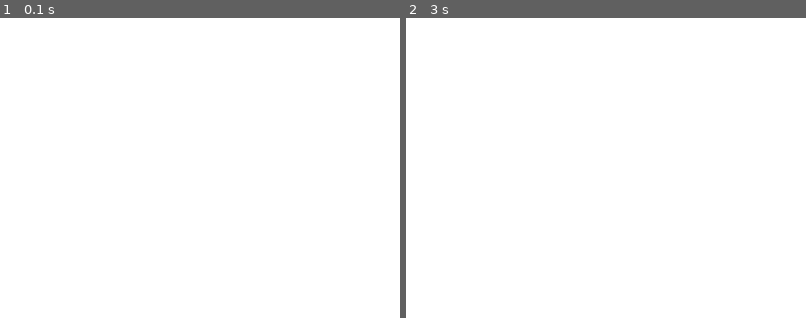
Above: before the commit, frames 1-2 (left to right).
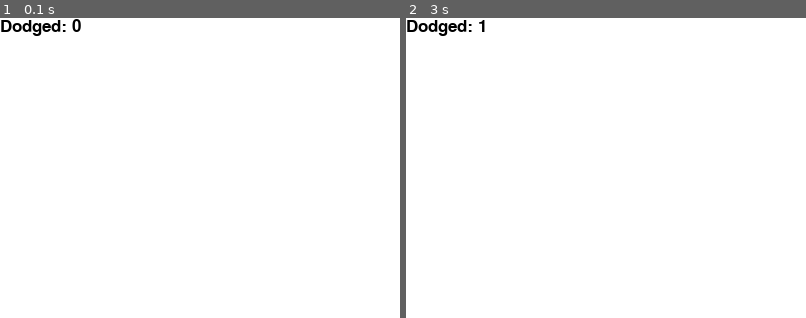
Above: after the commit, the same moments.

Repository: Adioosin/obstacle-avoiding-game-using-pygame
Game: pygame game, started from race-pygame.py
Same seed, same stepped clock (60 frames per second), same inputs: the game is played once before the commit and once after it.
Inputs:
- Up to frame 1 (0.1 s): no input
- Up to frame 2 (3 s): hold Right 0.33-0.8 s; hold Right 0.83-1.3 s; hold Left 1.33-1.87 s; hold Left 1.9-2.3 s; hold Right 2.33-2.97 s
The pictures show only the part of the screen within x 0-50%, y 0-50%; the shares and areas given below are measured in that part.

The runs differ from the first frame. In frame 1, 0.5% of the frame differs, in the area x 0-21%, y 0-6%; in frame 2, 0.5%.

Commit message:
scoring done

Diff:
--- a/race-pygame.py
+++ b/race-pygame.py
@@ -22,18 +22,27 @@
 
 clock = pygame.time.Clock()
 
+#png of the car
 carImg = pygame.image.load('race_car.png')
 
+def things_dodged(count):
+    font = pygame.font.SysFont(None, 25)
+    text = font.render("Dodged: "+str(count),True, black)
+    gameDisplay.blit(text,(0,0)) #to display on screen
+
+#drawing things using pygame draw function
 def things(thingx, thingy, thingw, thingh, color):
     pygame.draw.rect(gameDisplay, color, [thingx, thingy, thingw, thingh])
 
 def car(x,y):
-    gameDisplay.blit(carImg,(x,y))
+    gameDisplay.blit(carImg,(x,y)) #to display on screen
 
+# creatig object for the displaying of the messages i.e. surface and rectangle
 def text_objects(text, font):
     textSurface = font.render(text,True,black)
     return textSurface, textSurface.get_rect()
 
+#displaying message on screen
 def message_display(text):
     largeText = pygame.font.Font('freesansbold.ttf',115)
     TextSurf, TextRect = text_objects(text,largeText)
@@ -49,16 +58,23 @@
 def crash():
     message_display('You Crashed')
 
+
+
+#main game loop
 def game_loop():
+    #placing car on screen
     x = (display_width * 0.45)
     y = (display_height * 0.8)
     x_change = 0
 
+    #initializing things specifications
     thing_width = 100
     thing_startx = random.randrange(0, display_width - thing_width)
     thing_starty = -600
     thing_speed = 7
     thing_height = 100
+
+    dodged = 0
 
     gameExit = False
 
@@ -68,38 +84,51 @@
             if event.type == pygame.QUIT:
                 pygame.quit()
                 quit()
+            #controlling cars movement
             if event.type == pygame.KEYDOWN:
                 if event.key == pygame.K_LEFT:
                     x_change = -5
                 elif event.key ==pygame.K_RIGHT:
                     x_change = 5
-
+            #dont change x if we lift the finger from the key
             if event.type == pygame.KEYUP:
                 if event.key == pygame.K_LEFT or event.key == pygame.K_RIGHT:
                     x_change = 0
-
+        # changing the x-coordinate of car
         x +=x_change
 
+        #Displaying
+        #filling screen with white background
         gameDisplay.fill(white)
-
+        #placing things on the screen
         things(thing_startx, thing_starty, thing_width, thing_height, black)
+        #changing y-coordinate of things to make it move
         thing_starty += thing_speed
         car(x,y)
+        #displaying dodge counter on the top left corner
+        things_dodged(dodged)
 
+        #setting boundaries for the game
         if x > (display_width-car_width) or x < 0:
             crash()
+        #reinitializing things once they are off the screen
         if thing_starty > display_height:
             thing_starty = 0 - thing_height
             thing_startx = random.randrange(0,display_width-thing_width)
+            dodged += 1
+            #thing_speed +=1
+            #thing_width += (dodged * 1.2)
 
-        if y < thing_starty + thing_height:
-            print('y crossed')
+        #check for the collision with the things
+        if y < thing_starty + thing_height: #checking for y
+            #checking for x
             if x > thing_startx and x < thing_startx + thing_width or x+car_width > thing_startx and x + car_width < thing_startx + thing_width:
-                print('x crossed')
                 crash()
+        #updating the display
         pygame.display.update()
         clock.tick(60)
 
+#game_intro()
 game_loop()
 pygame.quit()
 quit()
